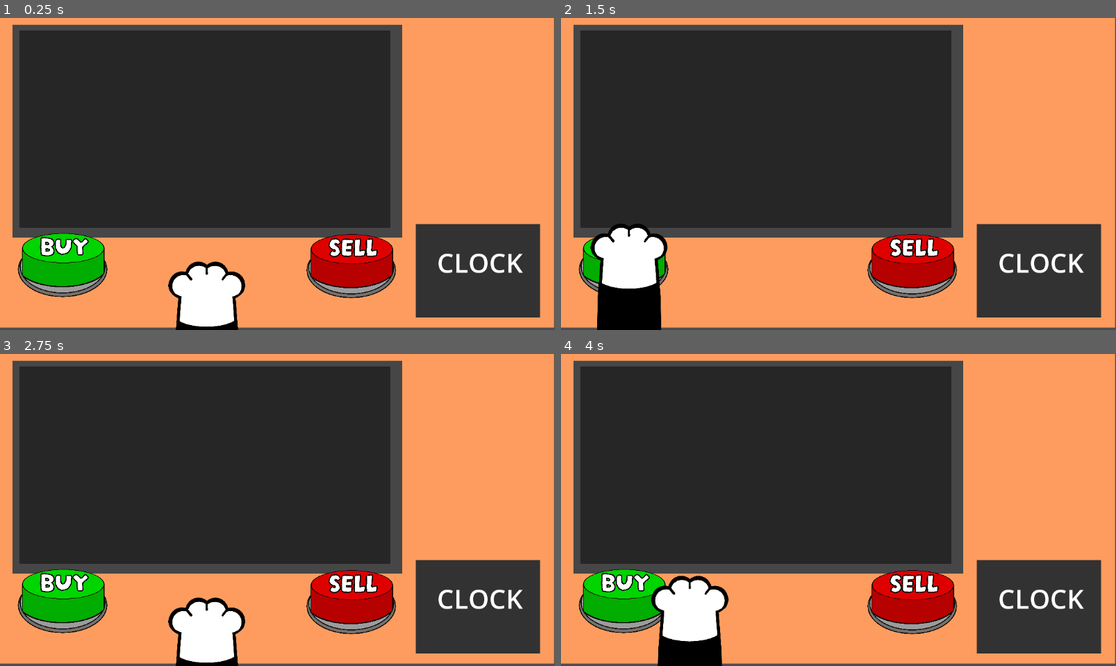
Above: before the commit, frames 1-4 (two rows, left to right).
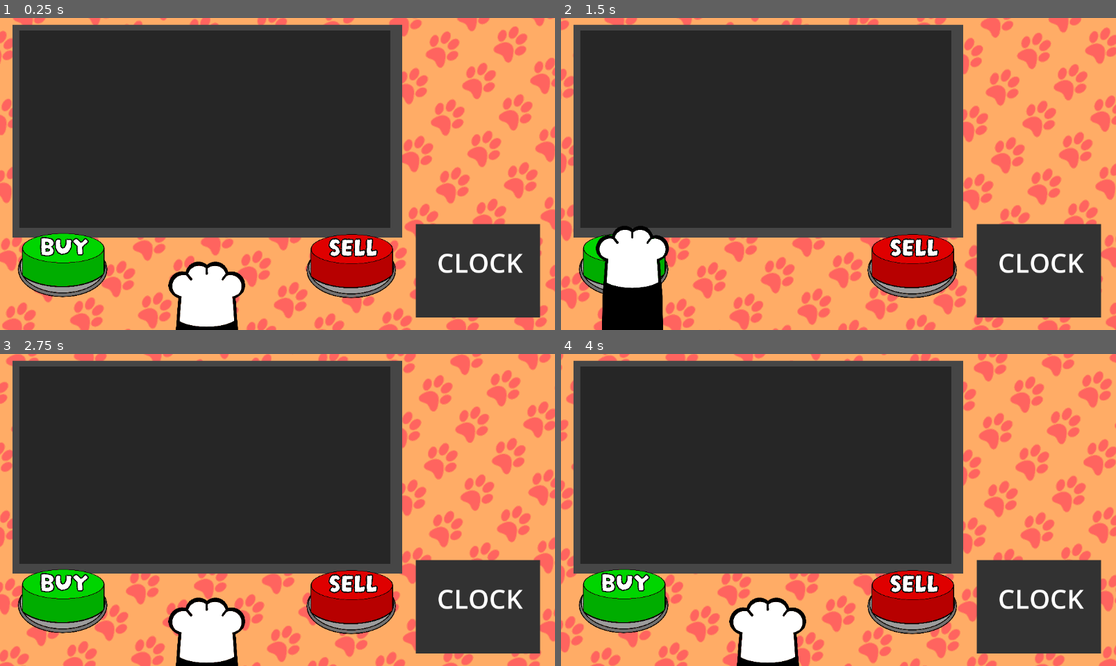
Above: after the commit, the same moments.

Repository: JamesSknr/purr-chase
Game: Godot game, scene res://scenes/test_scene.tscn
Two runs of this game, one before a commit and one after it. Both use one fixed random seed, a clock stepped at 60 frames per second and the inputs below.
Inputs (mouse positions are in pixels of both pictures, inside the frame that each line leads up to):
- Up to frame 1 (0.25 s): no input
- Up to frame 2 (1.5 s): tap Enter at 0.5 s; move the mouse to (960, 158) at 0.52 s; hold D 0.53-1.28 s; click (960, 158) at 0.67 s; move the mouse to (727, 189) at 1.27 s; hold A from 1.28 s (still down)
- Up to frame 3 (2.75 s): move the mouse to (333, 441) at 2.02 s; release A at 2.03 s; hold D from 2.03 s (still down)
- Up to frame 4 (4 s): move the mouse to (810, 572) at 2.77 s; click (810, 572) at 2.92 s; move the mouse to (1005, 556) at 3.52 s; release D at 3.53 s; hold A from 3.53 s (still down)

The runs differ from the first frame. In frame 1, 10% of the frame differs, in the area x 0-100%, y 0-100%; in frame 2, 11%; in frame 3, 10%; in frame 4, 15%.

Commit message:
Add button animations

Diff:
--- a/scenes/buy_button.tscn
+++ b/scenes/buy_button.tscn
@@ -1,9 +1,11 @@
 [gd_scene format=3 uid="uid://c08k3vd16rcer"]
 
 [ext_resource type="Texture2D" uid="uid://dck8cbs1jf15m" path="res://art/Buy Button.png" id="1_ie13l"]
+[ext_resource type="Script" uid="uid://cly7r1pulhl2p" path="res://scripts/buy_button.gd" id="1_kyagg"]
 [ext_resource type="Texture2D" uid="uid://c61vyc5episx3" path="res://art/Button Base.png" id="2_kyagg"]
 
 [node name="BuyButton" type="Node2D" unique_id=1816091244]
+script = ExtResource("1_kyagg")
 
 [node name="BuyButton" type="Sprite2D" parent="." unique_id=899667267]
 scale = Vector2(0.12290625, 0.12290625)
--- /dev/null
+++ b/scenes/sell_button.gd
@@ -0,0 +1,26 @@
+extends Node2D
+
+@onready var sell_button: Sprite2D = $SellButton
+@onready var button_base: Sprite2D = $ButtonBase
+var tween: Tween
+var original_buy_button_y: float
+# Called when the node enters the scene tree for the first time.
+func _ready() -> void:
+	var original_buy_button_y = sell_button.position.y
+
+
+# Called every frame. 'delta' is the elapsed time since the previous frame.
+func _process(delta: float) -> void:
+	pass
+
+
+func press_button_tween() -> void:
+	if tween and tween.is_running():
+		tween.kill()
+
+	sell_button.position.y = original_buy_button_y
+
+	tween = create_tween()
+	#tween.tween_interval(0.25)
+	tween.tween_property(sell_button, "position:y", original_buy_button_y + 8.0, 0.1)
+	tween.tween_property(sell_button, "position:y", original_buy_button_y, 0.1)
--- a/scenes/sell_button.tscn
+++ b/scenes/sell_button.tscn
@@ -1,9 +1,11 @@
 [gd_scene format=3 uid="uid://bdh6bjo0ow4il"]
 
 [ext_resource type="Texture2D" uid="uid://cd0qxetsmbyuh" path="res://art/Sell Button.png" id="1_2wawk"]
+[ext_resource type="Script" uid="uid://c5oyc2pm0jqli" path="res://scenes/sell_button.gd" id="1_iehiq"]
 [ext_resource type="Texture2D" uid="uid://c61vyc5episx3" path="res://art/Button Base.png" id="2_iehiq"]
 
 [node name="SellButton" type="Node2D" unique_id=1816091244]
+script = ExtResource("1_iehiq")
 
 [node name="SellButton" type="Sprite2D" parent="." unique_id=899667267]
 scale = Vector2(0.12290625, 0.12290625)
--- a/scenes/test_scene.tscn
+++ b/scenes/test_scene.tscn
@@ -2,17 +2,27 @@
 
 [ext_resource type="PackedScene" uid="uid://0ychlkpant3a" path="res://scenes/cat_paw.tscn" id="1_g7g4h"]
 [ext_resource type="Script" uid="uid://cig4a81omwktx" path="res://scripts/level_logic.gd" id="1_j8ivh"]
+[ext_resource type="Shader" uid="uid://beuvpclwtqb7s" path="res://shaders/AnimatedPatternBackground.gdshader" id="2_3qnke"]
 [ext_resource type="PackedScene" uid="uid://c08k3vd16rcer" path="res://scenes/buy_button.tscn" id="3_nd71p"]
+[ext_resource type="Texture2D" uid="uid://cp415upxgcnm0" path="res://art/cat_paw.png" id="3_wtsjf"]
 [ext_resource type="PackedScene" uid="uid://bdh6bjo0ow4il" path="res://scenes/sell_button.tscn" id="4_7ddre"]
+
+[sub_resource type="ShaderMaterial" id="ShaderMaterial_rnaij"]
+shader = ExtResource("2_3qnke")
+shader_parameter/pattern = ExtResource("3_wtsjf")
+shader_parameter/pattern_color = Color(1, 0.39285982, 0.37438384, 1)
+shader_parameter/tiling = 100.0
+shader_parameter/speed = Vector2(0.1, 0.5)
+shader_parameter/rotation = 0.70981485014235
 
 [node name="testScene" type="Node2D" unique_id=2012543513]
 script = ExtResource("1_j8ivh")
 
-[node name="TableTemp" type="ColorRect" parent="." unique_id=291758808]
-offset_top = -1.0
-offset_right = 1150.0
-offset_bottom = 643.0
-color = Color(0.990763, 0.61327225, 0.36772475, 1)
+[node name="ColorRect" type="ColorRect" parent="." unique_id=112982288]
+material = SubResource("ShaderMaterial_rnaij")
+offset_right = 1183.0
+offset_bottom = 675.0
+color = Color(0.99999994, 0.6751425, 0.39867917, 1)
 
 [node name="TabletTemp" type="ColorRect" parent="." unique_id=1735224390]
 offset_left = 26.0
--- /dev/null
+++ b/scripts/buy_button.gd
@@ -0,0 +1,26 @@
+extends Node2D
+
+@onready var buy_button: Sprite2D = $BuyButton
+@onready var button_base: Sprite2D = $ButtonBase
+var tween: Tween
+var original_buy_button_y: float
+# Called when the node enters the scene tree for the first time.
+func _ready() -> void:
+	var original_buy_button_y = buy_button.position.y
+
+
+# Called every frame. 'delta' is the elapsed time since the previous frame.
+func _process(delta: float) -> void:
+	pass
+
+
+func press_button_tween() -> void:
+	if tween and tween.is_running():
+		tween.kill()
+
+	buy_button.position.y = original_buy_button_y
+
+	tween = create_tween()
+	#tween.tween_interval(0.25)
+	tween.tween_property(buy_button, "position:y", original_buy_button_y + 8.0, 0.1)
+	tween.tween_property(buy_button, "position:y", original_buy_button_y, 0.1)
--- a/scripts/cat_paw_controller.gd
+++ b/scripts/cat_paw_controller.gd
@@ -2,7 +2,7 @@
 class_name Cat
 
 @export var press_distance: float = 120.0
-@export var move_duration: float = 0.25
+@export var move_duration: float = 0.1
 @export var press_pause: float = 0.08
 
 var original_position: Vector2
--- a/scripts/level_logic.gd
+++ b/scripts/level_logic.gd
@@ -35,8 +35,10 @@
 func buy_share() -> void:
 	print("YOU BOUGHT A SHARE")
 	current_action = action.HOLD
+	buy_button.press_button_tween()
 
 
 func sell_share() -> void:
 	print("YOU SOLD A SHARE")
 	current_action = action.HOLD
+	sell_button.press_button_tween()
Not shown, added: scenes/sell_button.gd.uid
Not shown, added: scripts/buy_button.gd.uid
Not shown, added: scenes/sell_button.tscn1641205711.tmp
